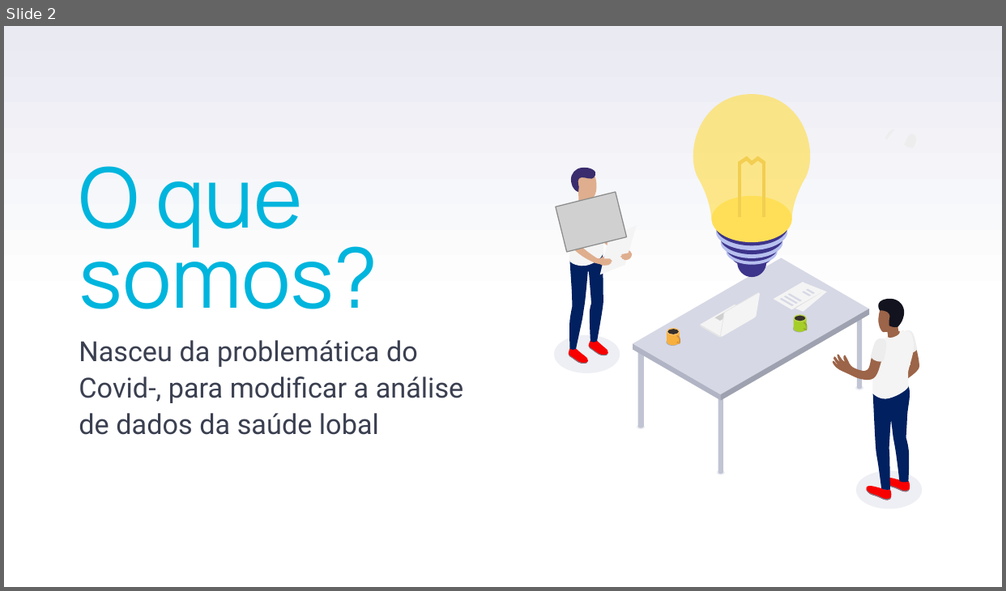
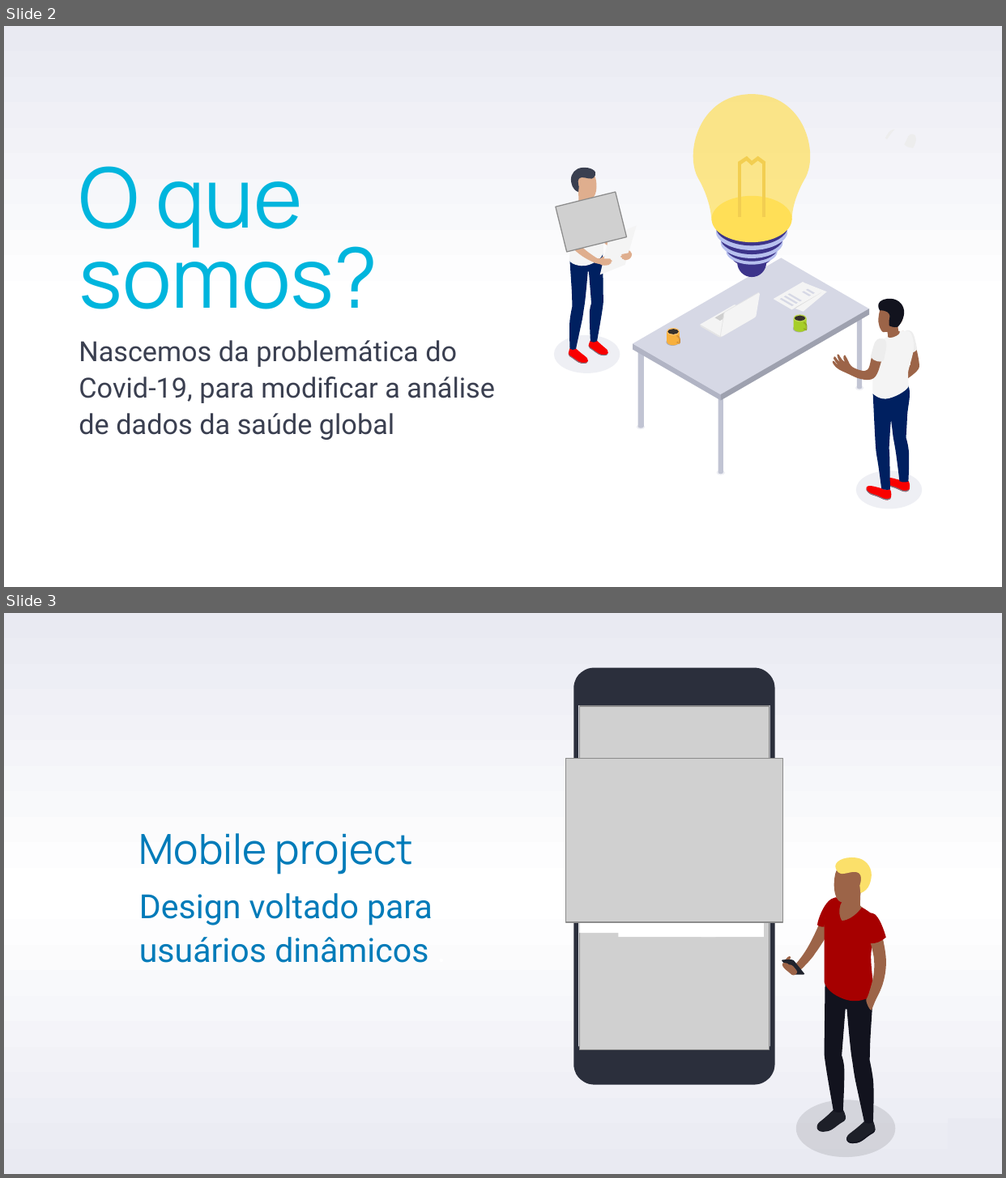
Before and after one commit to IagoeeeplabSoft/IES-Covid19, a slide deck: Links/Projeto.pptx. Shown one above the other, each under a label of ours: slide 2 before the commit, slides 2 and 3 after it. The pictures are 1006x591 and 1006x1178 pixels, drawn with LibreOffice and Linux fonts; fonts in the diff are those of the drawing; grey boxes stand for pictures. Boxes give left, top, right and bottom in pixels: in the first picture for what was removed or moved away, otherwise in the second. Text is boxed around its words. In the diff, an @@ line names an element or a change of style, - is before the commit and + after.

```diff
--- a/Links/Projeto.pptx
+++ b/Links/Projeto.pptx
@@ slide 3 added at bbox=[4, 613, 1002, 1174], background gradient #E9EAF2 to #FFFFFF @@
@@ group added at bbox=[573, 668, 775, 1085]: 4 freeform shapes @@
@@ picture added at bbox=[580, 706, 769, 1050] @@
@@ picture added at bbox=[566, 759, 783, 922] @@
@@ rectangle added at bbox=[701, 780, 765, 937], fill #FFFFFF @@
@@ text added at bbox=[139, 833, 432, 963], 24 pt, text #007BB9 @@
+Mobile project
+Design voltado para usuários dinâmicos .
@@ rectangle added at bbox=[580, 838, 629, 933], fill #FFFFFF @@
@@ rectangle added at bbox=[619, 885, 717, 937], fill #FFFFFF @@
@@ group added at bbox=[782, 858, 895, 1157]: 16 freeform shapes @@
@@ rectangle added at bbox=[948, 1119, 1002, 1174], fill #E9EAF2 @@
@@ right triangle added at bbox=[952, 1123, 1002, 1174], fill #FFFFFF @@
@@ slide 2 changed as well @@
@@ freeform shape at bbox=[571, 168, 596, 193]: fill #3A2C6D to #3A3F50 @@
@@ subtitle at bbox=[79, 340, 495, 440]: text changed @@
-Nasceu da problemática do Covid-, para modificar a análise de dados da saúde lobal
+Nascemos da problemática do Covid-19, para modificar a análise de dados da saúde global
```
Also in this commit, not shown: 3 other slides changed, 1 slide removed, 2 other files.
